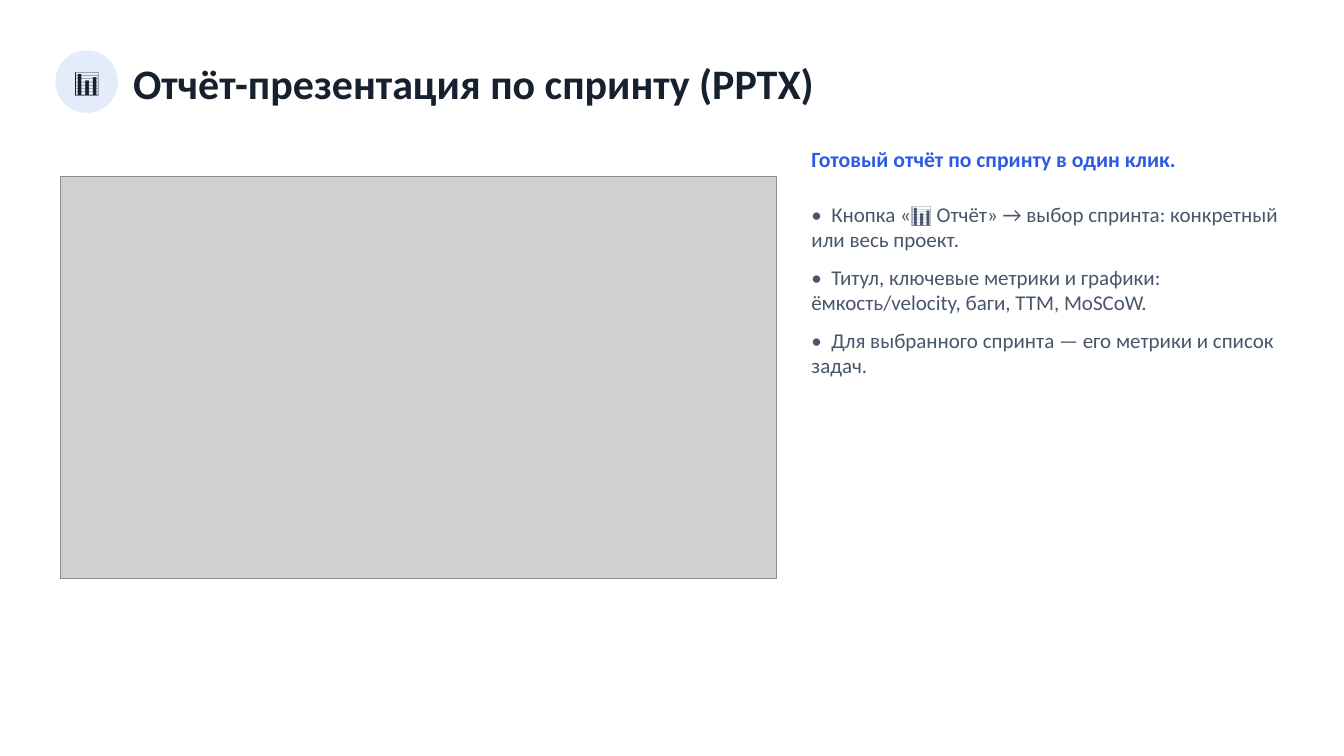
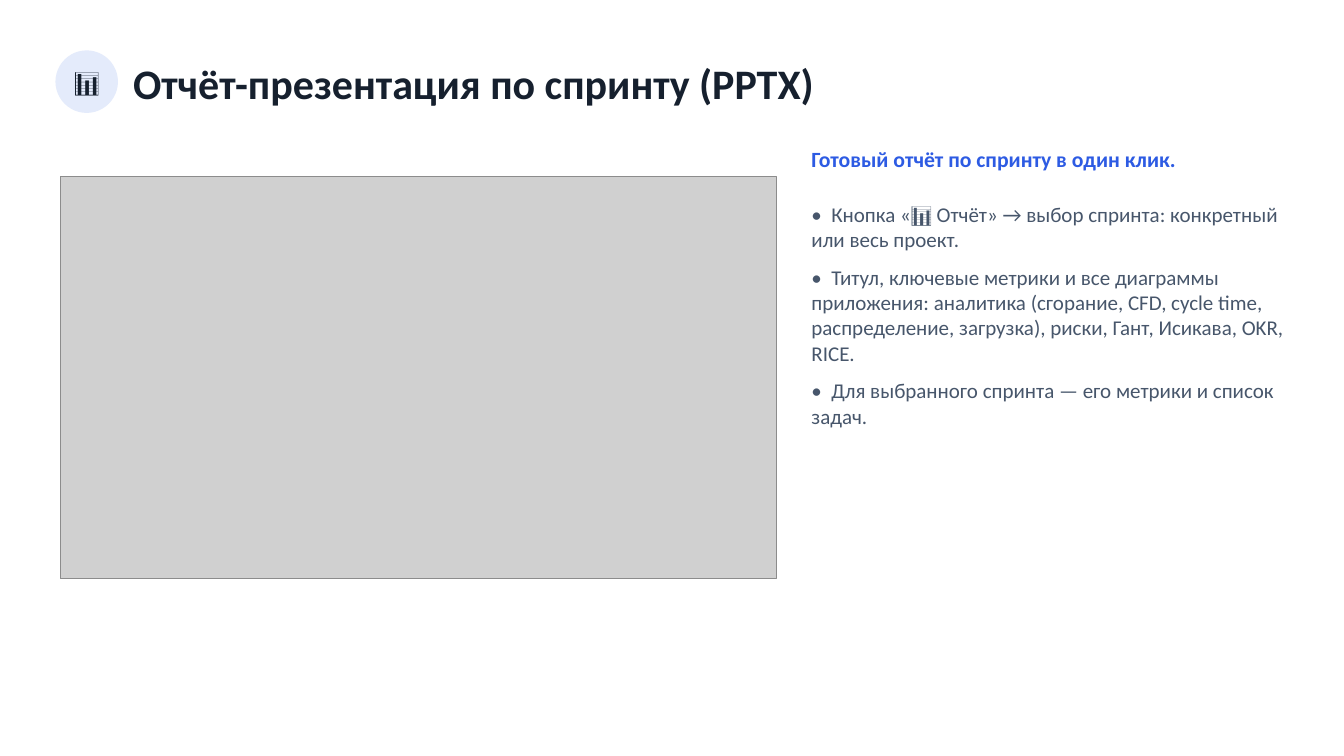
Before and after one commit to neoandrey1985/Planirovanie, a slide deck: slide 21 of frontend/docs/Презентация_приложения.pptx. Drawn at 1344x756 pixels with LibreOffice and Linux fonts; fonts in the diff are those of the drawing; grey boxes stand for pictures. Boxes give left, top, right and bottom in pixels: in the first picture for what was removed or moved away, otherwise in the second. Text is boxed around its words. In the diff, an @@ line names an element or a change of style, - is before the commit and + after.

```diff
--- a/frontend/docs/Презентация_приложения.pptx
+++ b/frontend/docs/Презентация_приложения.pptx
@@ text at (811, 271, 1283, 361): text changed @@
-• Титул, ключевые метрики и графики: ёмкость/velocity, баги, TTM, MoSCoW.
+• Титул, ключевые метрики и все диаграммы приложения: аналитика (сгорание, CFD, cycle time, распределение, загрузка), риски, Гант, Исикава, OKR, RICE.
```
Also in this commit, not shown: 7 other files.
